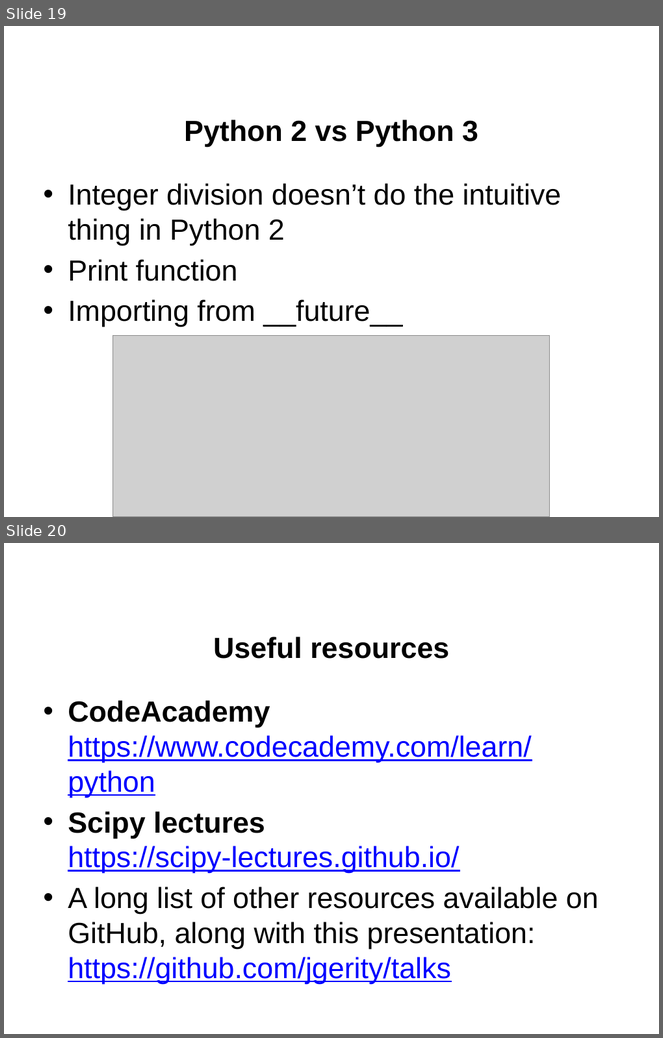
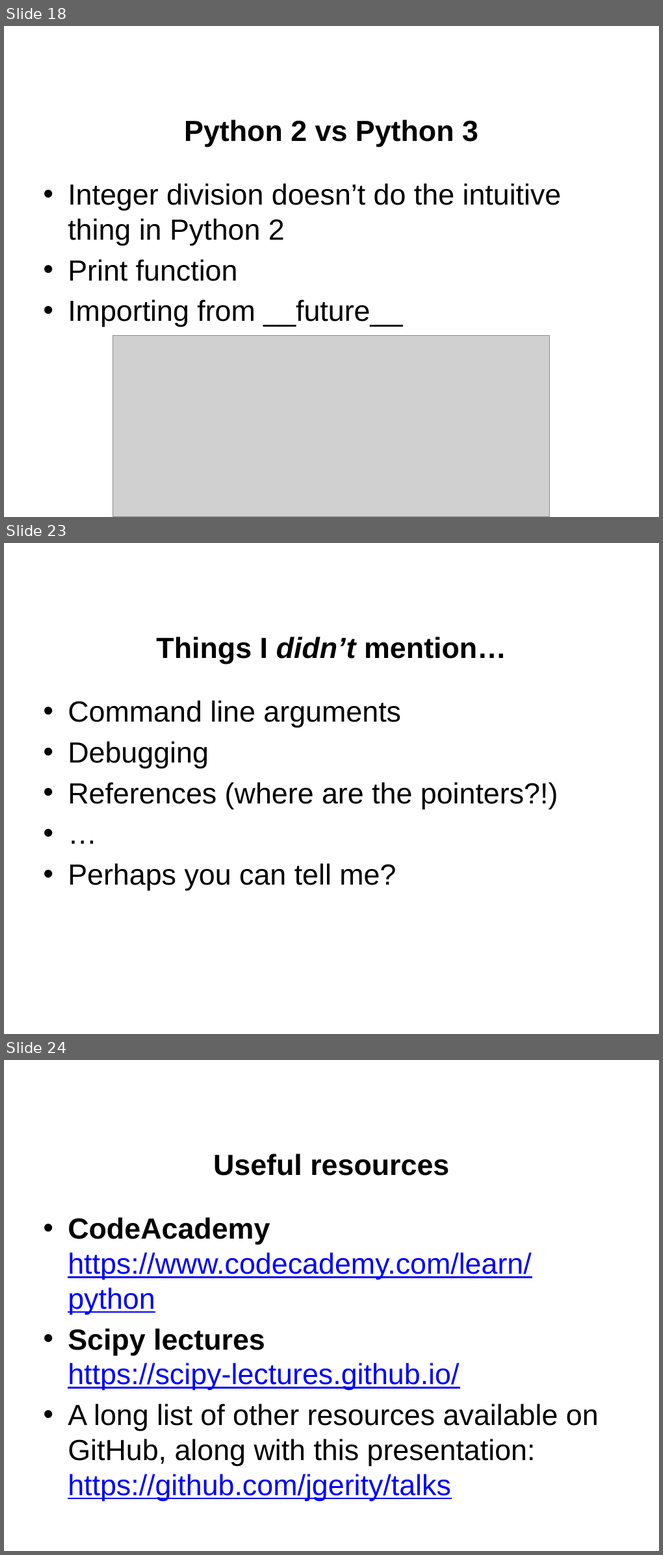
Before and after one commit to jgerity/talks, a slide deck: 2016/computing_workgroup/intro-to-python/intro-to-python.pptx. Shown one above the other, each under a label of ours: slides 19 and 20 before the commit, slides 18, 23 and 24 after it; the slides between them are not shown. The pictures are 663x1038 and 663x1555 pixels, drawn with LibreOffice and Linux fonts; fonts in the diff are those of the drawing; grey boxes stand for pictures; background and template pictures are left out. Boxes give left, top, right and bottom in pixels: in the first picture for what was removed or moved away, otherwise in the second. Text is boxed around its words. In the diff, an @@ line names an element or a change of style, - is before the commit and + after.

```diff
--- a/2016/computing_workgroup/intro-to-python/intro-to-python.pptx
+++ b/2016/computing_workgroup/intro-to-python/intro-to-python.pptx
@@ slide 23 added at [4, 543, 659, 1034], background picture (left out) @@
@@ title added at [156, 637, 506, 664], 32 pt, text #000000, bold @@
+Things I didn’t mention…
@@ text added at [68, 700, 558, 891], 32 pt, text #000000 @@
+• Command line arguments
+• Debugging
+• References (where are the pointers?!)
+• …
+• Perhaps you can tell me?
@@ what was slide 19 is now slide 18 @@
@@ what was slide 20 is now slide 24 @@
```
Also in this commit, not shown: 8 slides changed, 4 other slides added, 1 slide removed.
